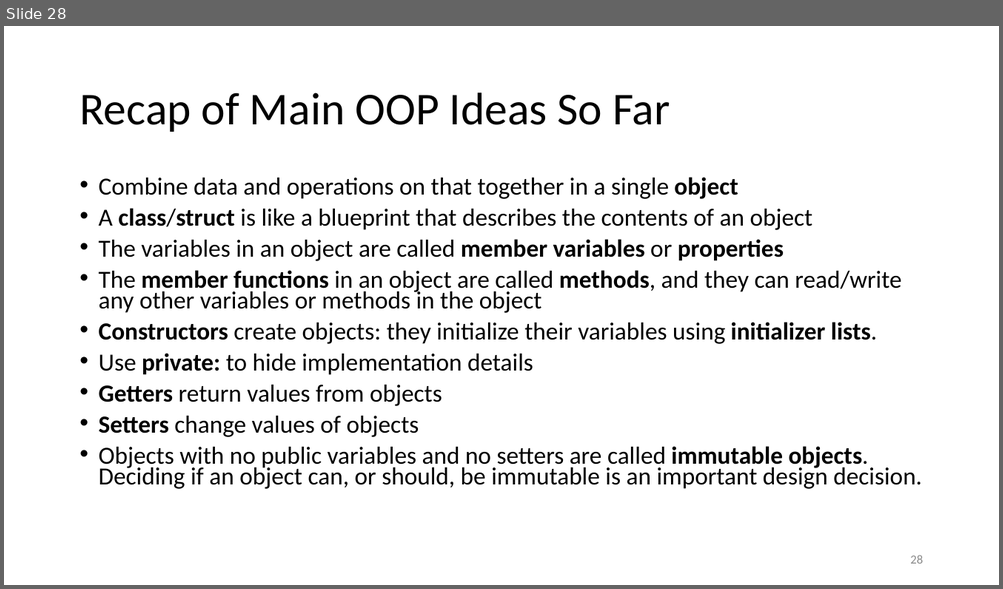
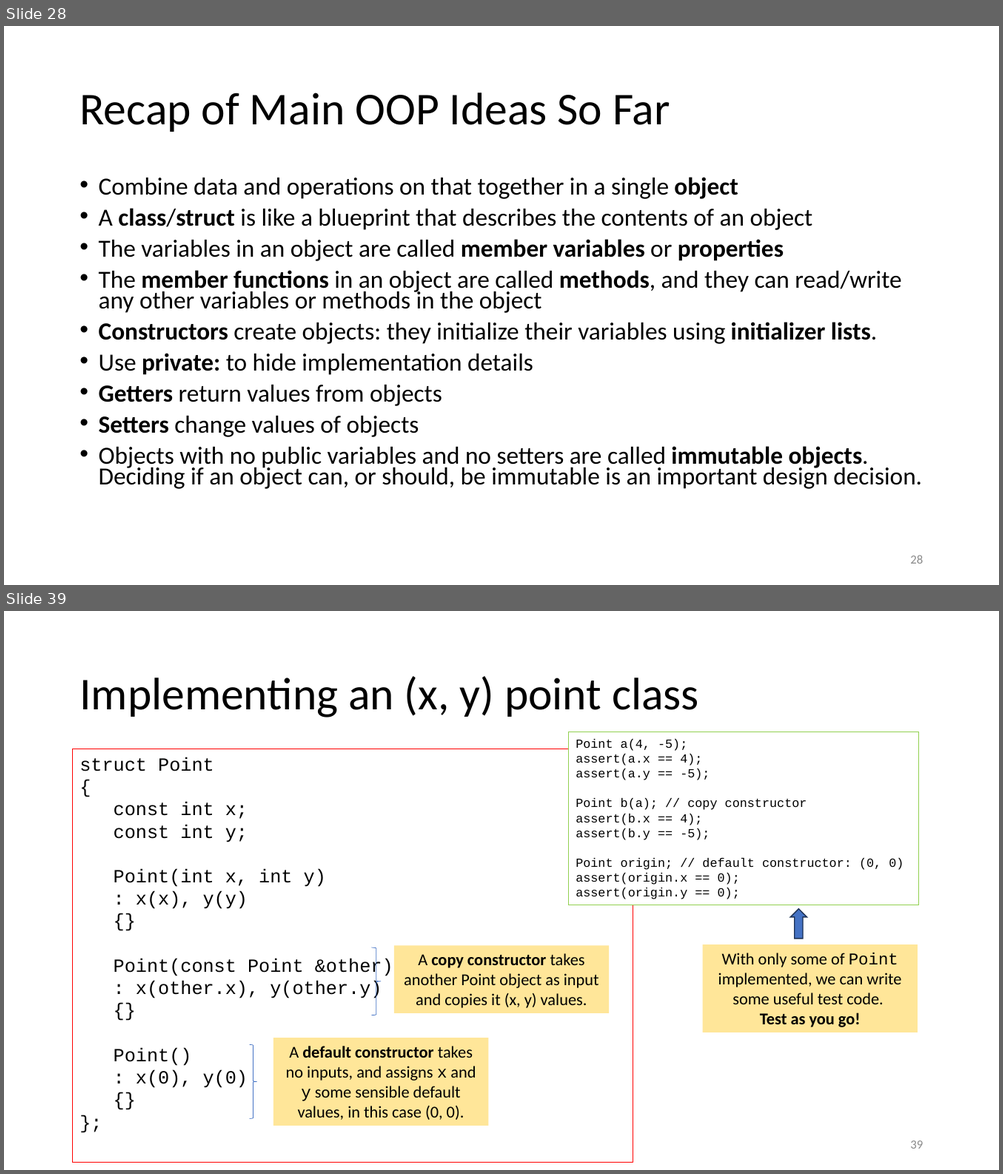
Before and after one commit to tjd1234/cmpt135spring2024, a slide deck: sample_code/week5/week5_cmpt135.pptx. Shown one above the other, each under a label of ours: slide 28 before the commit, slides 28 and 39 after it; the slides between them are not shown. The pictures are 1003x589 and 1003x1174 pixels, drawn with LibreOffice and Linux fonts; fonts in the diff are those of the drawing. Boxes give left, top, right and bottom in pixels: in the first picture for what was removed or moved away, otherwise in the second. Text is boxed around its words. In the diff, an @@ line names an element or a change of style, - is before the commit and + after.

Commit message:
updated

```diff
--- a/sample_code/week5/week5_cmpt135.pptx
+++ b/sample_code/week5/week5_cmpt135.pptx
@@ slide 39 added at (4,611,999,1170), background #FFFFFF @@
@@ title added at (79,676,699,718), 44 pt, text #000000 @@
+Implementing an (x, y) point class
@@ rectangle added at (568,732,918,905), fill #FFFFFF, outline #92D050 0.75 pt, 12 pt, text #000000 @@
+Point a(4, -5);
+assert(a.x == 4);
+assert(a.y == -5);
+Point b(a); // copy constructor
+assert(b.x == 4);
+assert(b.y == -5);
+Point origin; // default constructor: (0, 0)
+assert(origin.x == 0);
+assert(origin.y == 0);
@@ rectangle added at (73,749,633,1163), outline #FF0000 0.75 pt, 18 pt, text #000000 @@
+struct Point
+{
+const int x;
+const int y;
+Point(int x, int y)
+: x(x), y(y)
+{}
+Point(const Point &other)
+: x(other.x), y(other.y)
+{}
+Point()
+: x(0), y(0)
+{}
+};
@@ down arrow added at (791,908,807,939), fill #4472C4, outline #1E3256 1 pt @@
@@ right brace added at (372,948,381,1016), outline #4472C4 0.5 pt @@
@@ rectangle added at (394,946,609,1014), fill #FFE699, 16 pt, text #000000 @@
+A copy constructor takes another Point object as input and copies it (x, y) values.
@@ rectangle added at (703,945,917,1034), fill #FFE699, 16 pt, text #000000 @@
+With only some of Point implemented, we can write some useful test code.
+Test as you go!
@@ right brace added at (250,1045,257,1119), outline #4472C4 0.5 pt @@
@@ rectangle added at (273,1039,488,1127), fill #FFE699, 16 pt, text #000000 @@
+A default constructor takes no inputs, and assigns x and y some sensible default values, in this case (0, 0).
@@ page number added at (910,1141,922,1149), 12 pt, text #8C8C8C @@
+39
```
Also in this commit, not shown: 29 other slides added.
